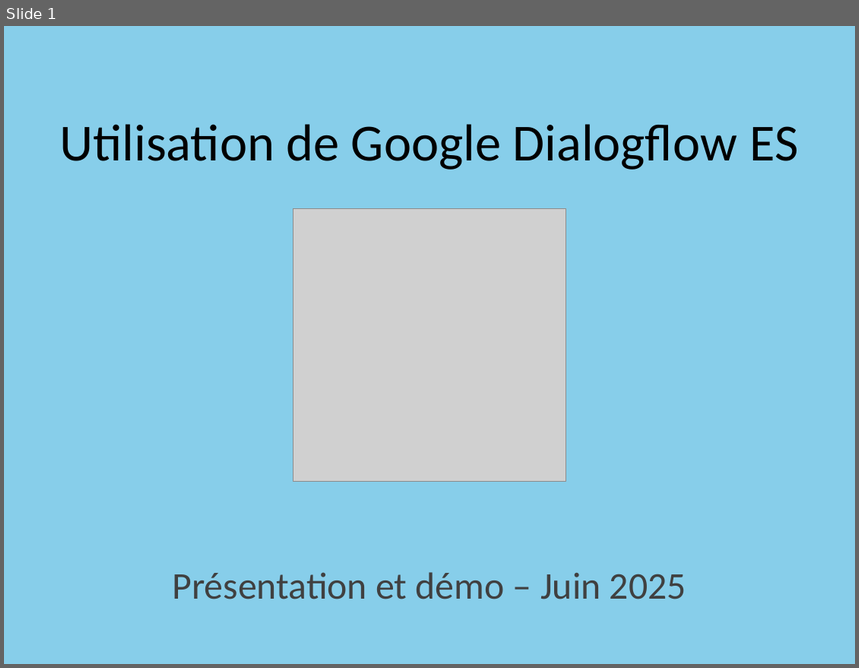
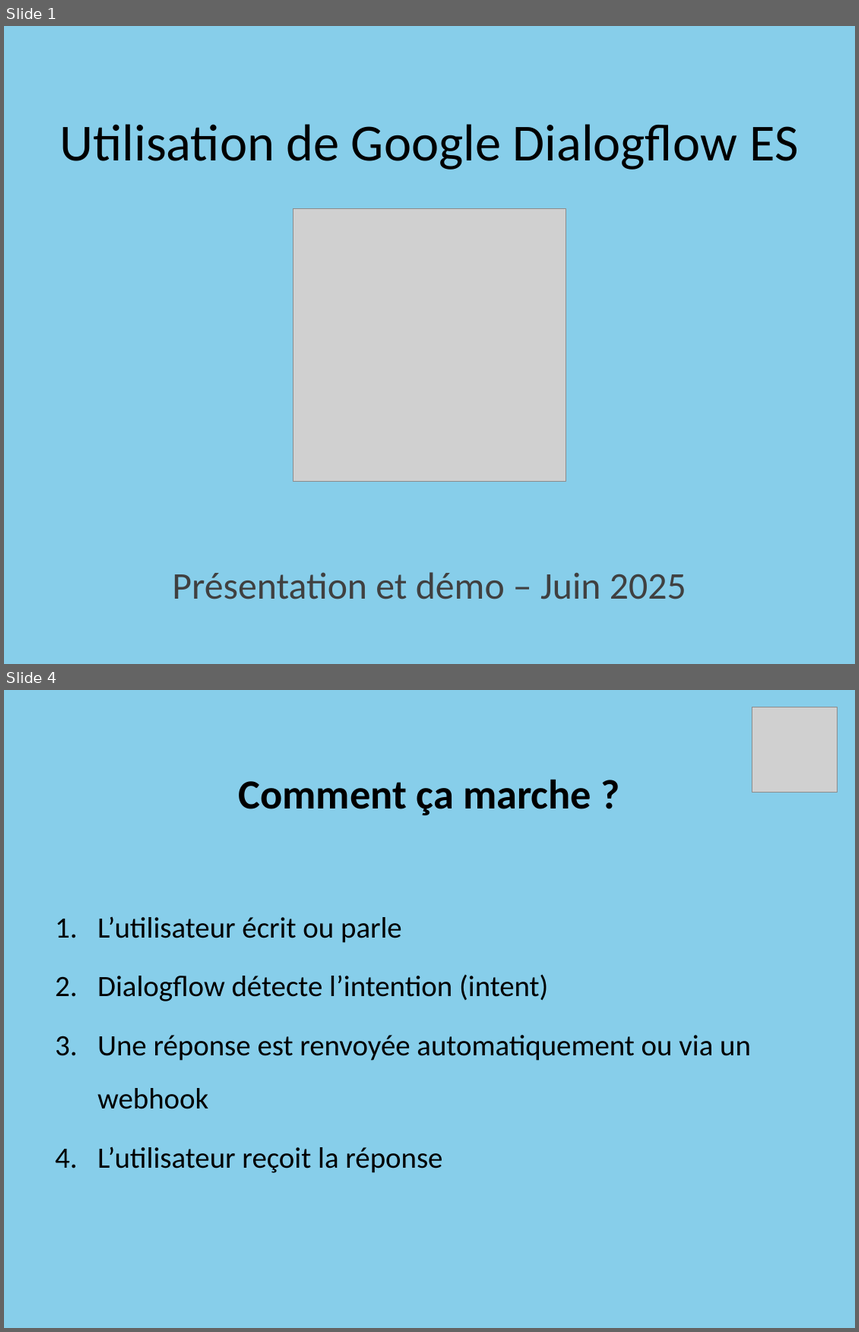
Before and after one commit to Projet-CLD/Google_Dialogflow, a slide deck: Dialogflow_Presentation.pptx. Shown one above the other, each under a label of ours: slide 1 before the commit, slides 1 and 4 after it; the slides between them are not shown. The pictures are 859x668 and 859x1332 pixels, drawn with LibreOffice and Linux fonts; fonts in the diff are those of the drawing; grey boxes stand for pictures. Boxes give left, top, right and bottom in pixels: in the first picture for what was removed or moved away, otherwise in the second. Text is boxed around its words. In the diff, an @@ line names an element or a change of style, - is before the commit and + after.

```diff
--- a/Dialogflow_Presentation.pptx
+++ b/Dialogflow_Presentation.pptx
@@ slide 4 added at (x1=4, y1=690, x2=855, y2=1328), background #87CEEA @@
@@ picture added at (x1=752, y1=707, x2=837, y2=792) @@
@@ title added at (x1=239, y1=779, x2=591, y2=815), 35 pt, text #000000, bold @@
+Comment ça marche ?
@@ text added at (x1=97, y1=917, x2=751, y2=1173), 25 pt, text #000000 @@
+1. L’utilisateur écrit ou parle
+2. Dialogflow détecte l’intention (intent)
+3. Une réponse est renvoyée automatiquement ou via un webhook
+4. L’utilisateur reçoit la réponse
```
Also in this commit, not shown: 7 slides changed, 4 other slides added, 2 slides removed.
